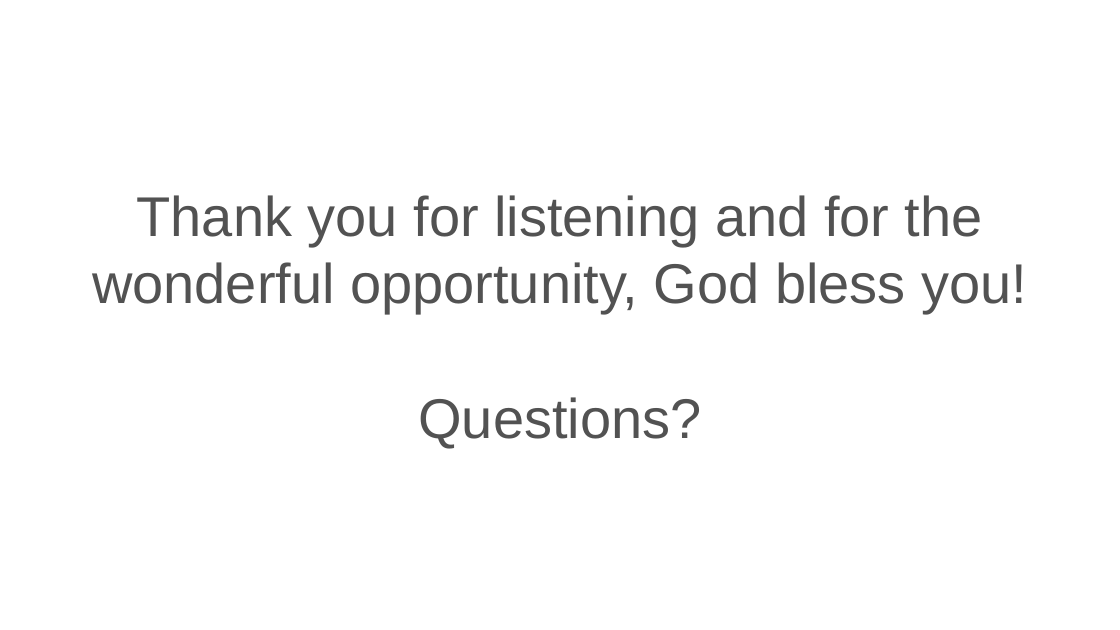
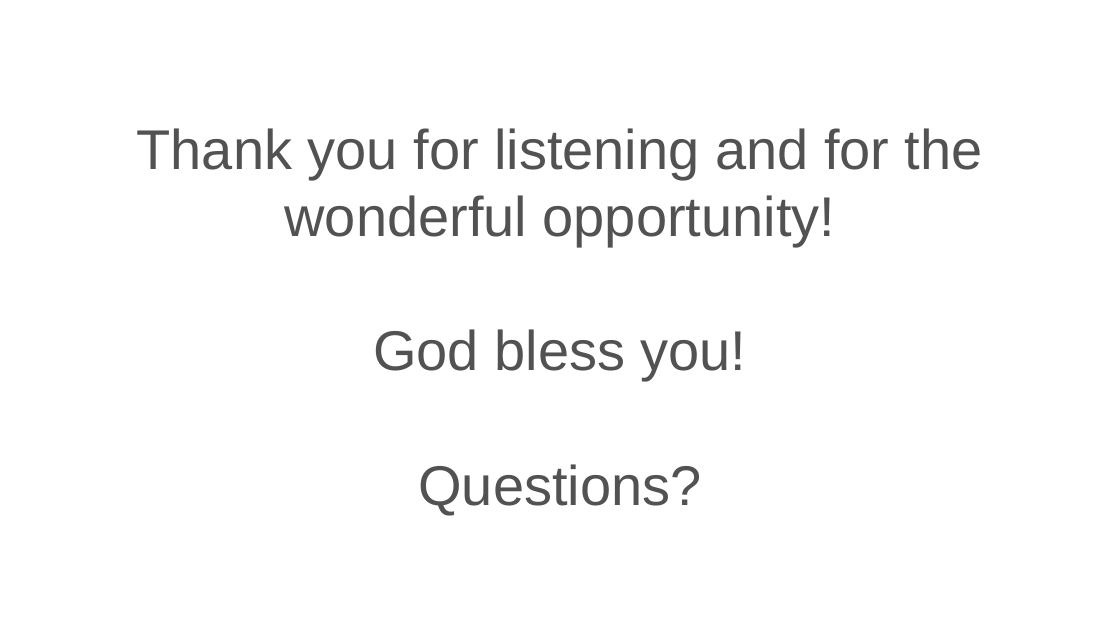
Before and after one commit to davins90/unsupervised_anomaly_detection, a slide deck: slide 12 of src/docs/Decision Intelligence Application.pptx. Drawn at 1120x630 pixels with LibreOffice and Linux fonts; fonts in the diff are those of the drawing; background and template pictures are left out. Boxes give left, top, right and bottom in pixels: in the first picture for what was removed or moved away, otherwise in the second. Text is boxed around its words. In the diff, an @@ line names an element or a change of style, - is before the commit and + after.

```diff
--- a/src/docs/Decision Intelligence Application.pptx
+++ b/src/docs/Decision Intelligence Application.pptx
@@ title at (x1=137, y1=128, x2=983, y2=380): text changed @@
-Thank you for listening and for the wonderful opportunity, God bless you!
+Thank you for listening and for the wonderful opportunity!
+God bless you!
```
Also in this commit, not shown: 12 other slides changed, 1 other file.
